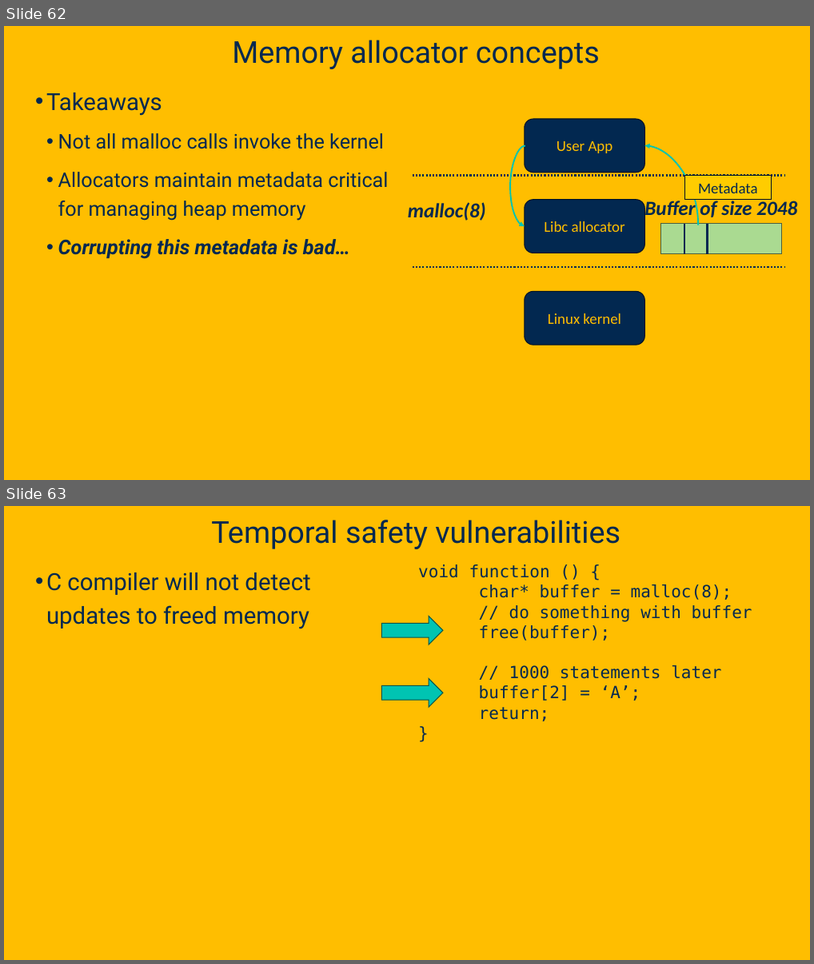
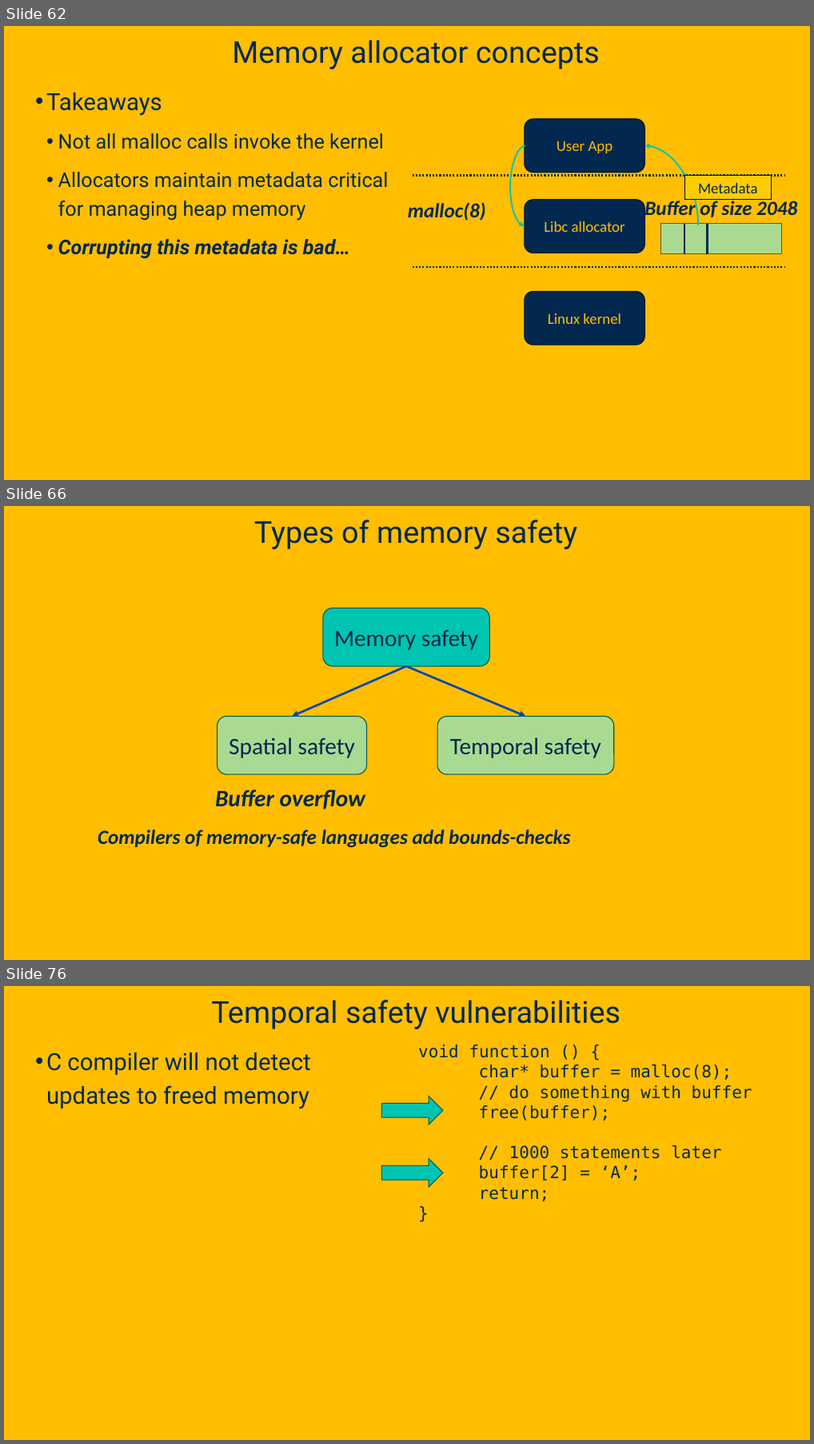
Before and after one commit to davsec-teaching/ecs160-f25, a slide deck: slides/9_software_security.pptx. Shown one above the other, each under a label of ours: slides 62 and 63 before the commit, slides 62, 66 and 76 after it; the slides between them are not shown. The pictures are 814x964 and 814x1444 pixels, drawn with LibreOffice and Linux fonts; fonts in the diff are those of the drawing; background and template pictures are left out. Boxes give left, top, right and bottom in pixels: in the first picture for what was removed or moved away, otherwise in the second. Text is boxed around its words. In the diff, an @@ line names an element or a change of style, - is before the commit and + after.

```diff
--- a/slides/9_software_security.pptx
+++ b/slides/9_software_security.pptx
@@ slide 66 added at (x1=4, y1=506, x2=810, y2=960), background picture (left out) @@
@@ title added at (x1=254, y1=520, x2=578, y2=549), 36 pt, text #022850 @@
+Types of memory safety
@@ rounded rectangle added at (x1=323, y1=608, x2=490, y2=666), fill #00C4B2, outline #00564E 1 pt, 28 pt, text #022850 @@
+Memory safety
@@ arrow added from (406, 666) to (292, 716), #0046B9 2.5 pt @@
@@ arrow added from (406, 666) to (526, 716), #0046B9 2.5 pt @@
@@ rounded rectangle added at (x1=218, y1=716, x2=367, y2=774), fill #AADA91, outline #00564E 1 pt, 28 pt, text #022850 @@
+Spatial safety
@@ rounded rectangle added at (x1=438, y1=716, x2=614, y2=774), fill #AADA91, outline #00564E 1 pt, 28 pt, text #022850 @@
+Temporal safety
@@ text added at (x1=215, y1=789, x2=366, y2=809), 28 pt, text #022850, bold, italic @@
+Buffer overflow
@@ text added at (x1=98, y1=829, x2=570, y2=848), 24 pt, text #022850, bold, italic @@
+Compilers of memory-safe languages add bounds-checks
@@ what was slide 63 is now slide 76 @@
```
Also in this commit, not shown: 6 slides changed, 23 other slides added, 3 slides removed.
